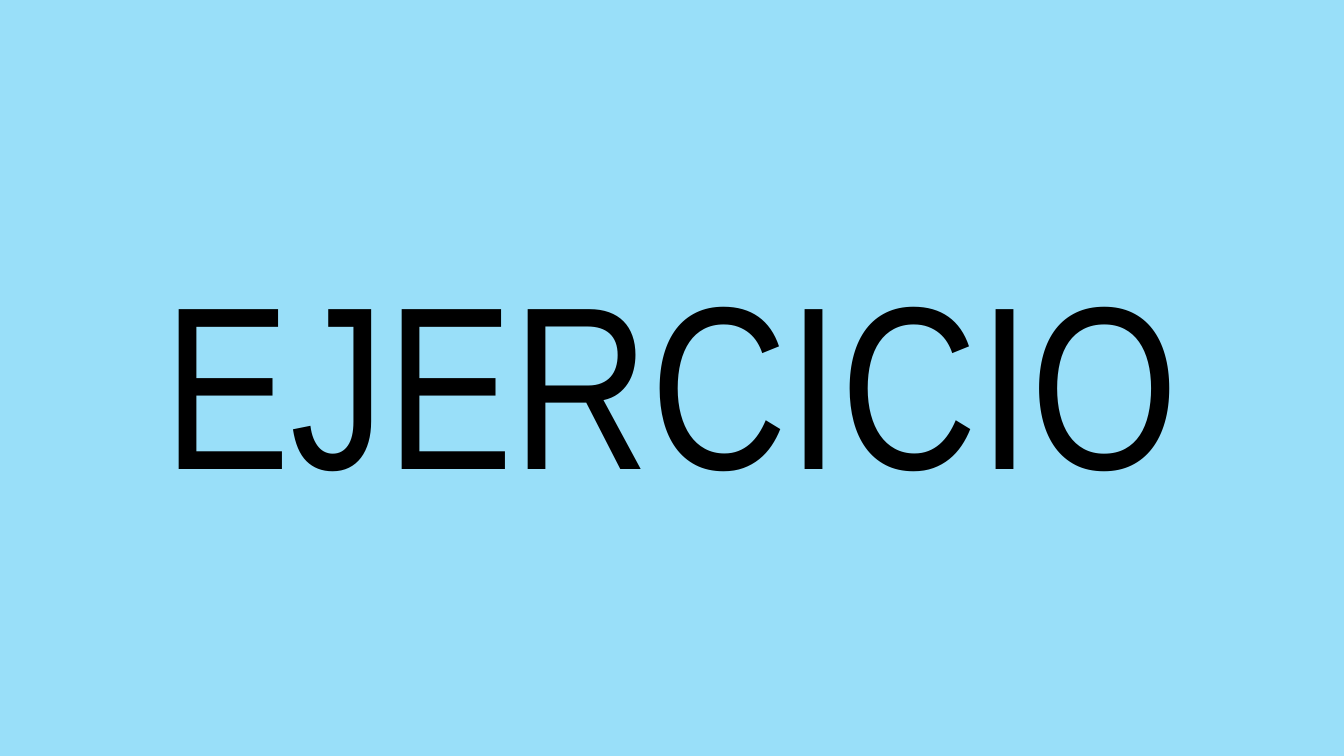
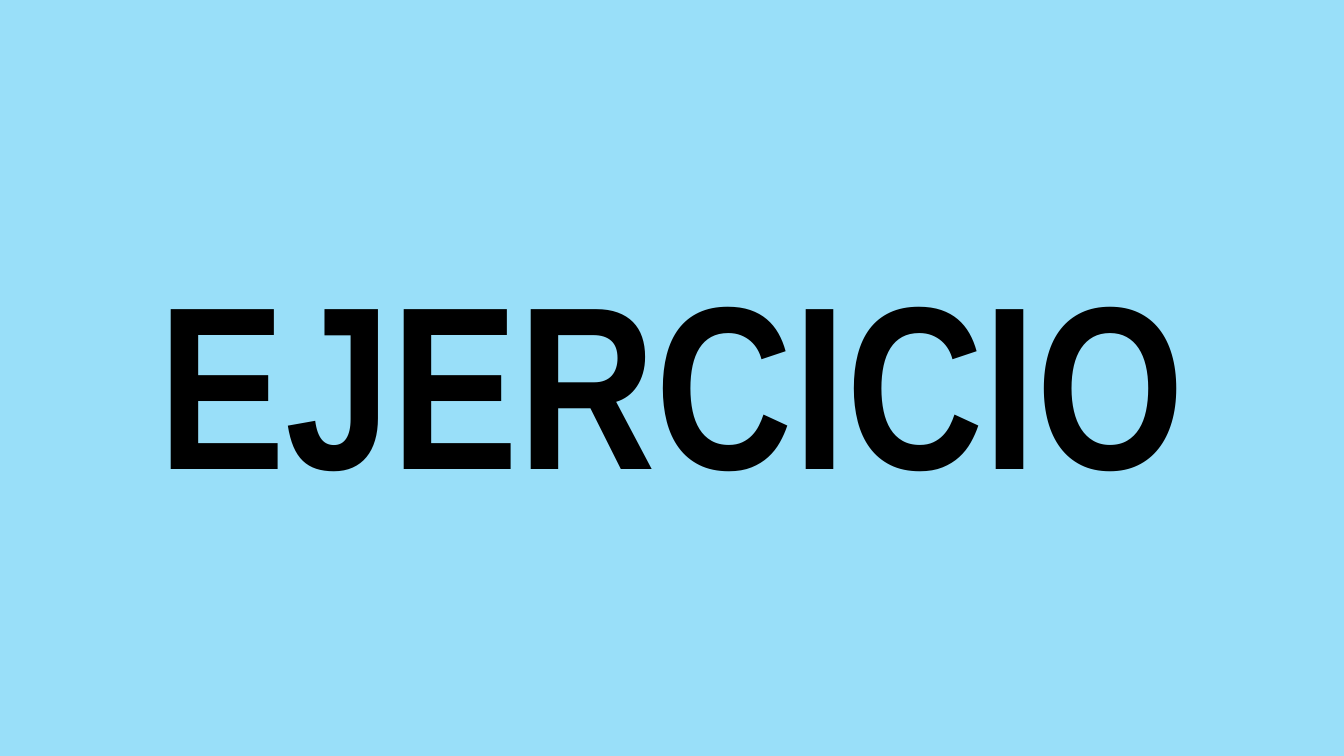
Before and after one commit to YPZ-24/Curso_FundamentosJS, a slide deck: slide 14 of Presentaciones/clase7.pptx (slide 2 before the commit). Drawn at 1344x756 pixels with LibreOffice and Linux fonts; fonts in the diff are those of the drawing; background and template pictures are left out. Boxes give left, top, right and bottom in pixels: in the first picture for what was removed or moved away, otherwise in the second. Text is boxed around its words. In the diff, an @@ line names an element or a change of style, - is before the commit and + after.

```diff
--- a/Presentaciones/clase7.pptx
+++ b/Presentaciones/clase7.pptx
@@ text "EJERCICIO" at [159,306,1185,472]: bold on @@
```
Also in this commit, not shown: 1 other slide changed, 9 slides added, 1 slide removed, 5 other files.
